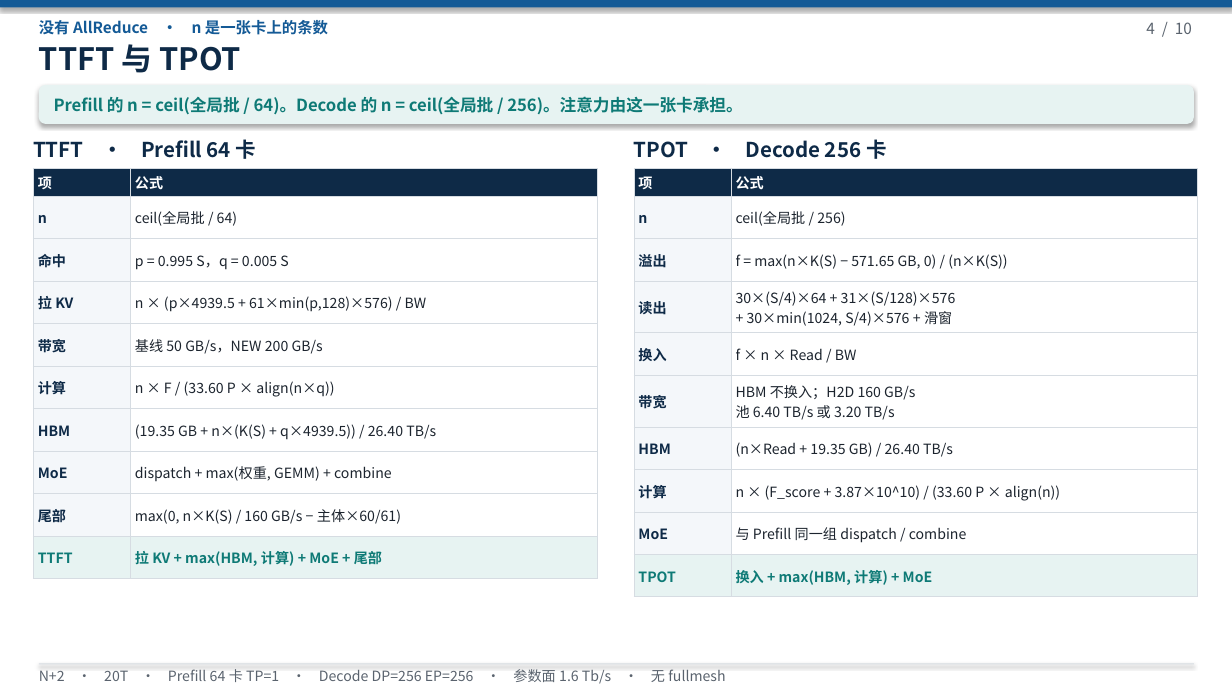
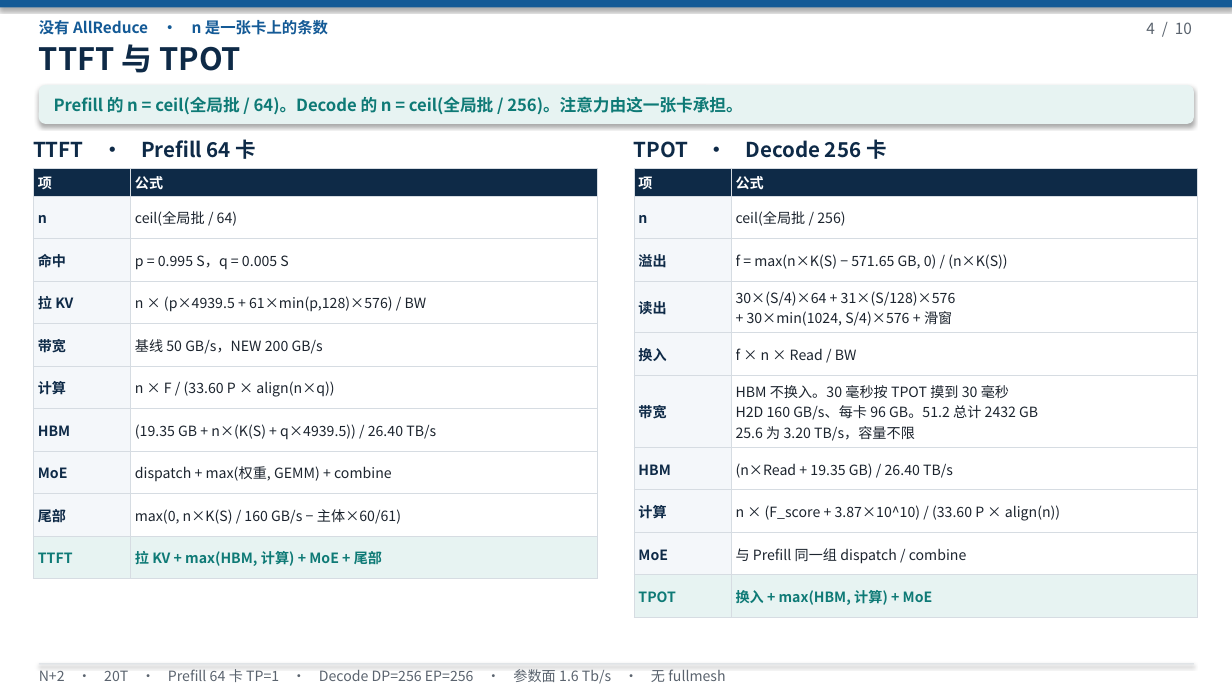
Before and after one commit to 69515164-rgb/UCL-MPComm, a slide deck: slide 4 of docs/N+2-20T-V4-无TP.pptx. Drawn at 1232x693 pixels with LibreOffice and Linux fonts; fonts in the diff are those of the drawing. Boxes give left, top, right and bottom in pixels: in the first picture for what was removed or moved away, otherwise in the second. Text is boxed around its words. In the diff, an @@ line names an element or a change of style, - is before the commit and + after.

```diff
--- a/docs/N+2-20T-V4-无TP.pptx
+++ b/docs/N+2-20T-V4-无TP.pptx
@@ table at (x1=634, y1=168, x2=1198, y2=617) @@
-row 6, column 2: HBM 不换入；H2D 160 GB/s / 池 6.40 TB/s 或 3.20 TB/s
+row 6, column 2: HBM 不换入。30 毫秒按 TPOT 摸到 30 毫秒 / H2D 160 GB/s、每卡 96 GB。51.2 总计 2432 GB / 25.6 为 3.20 TB/s，容量不限
```
Also in this commit, not shown: 4 other slides changed, 1 other file.
